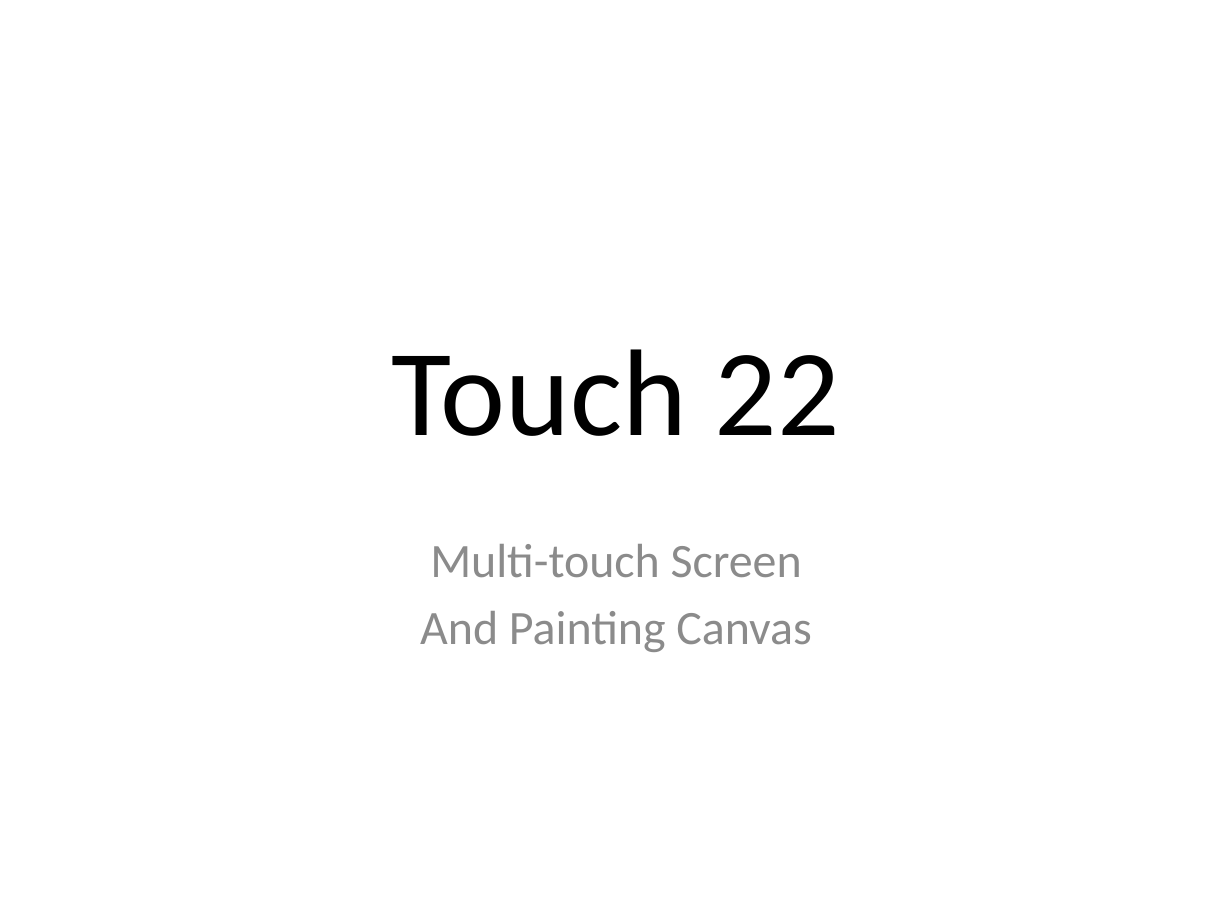
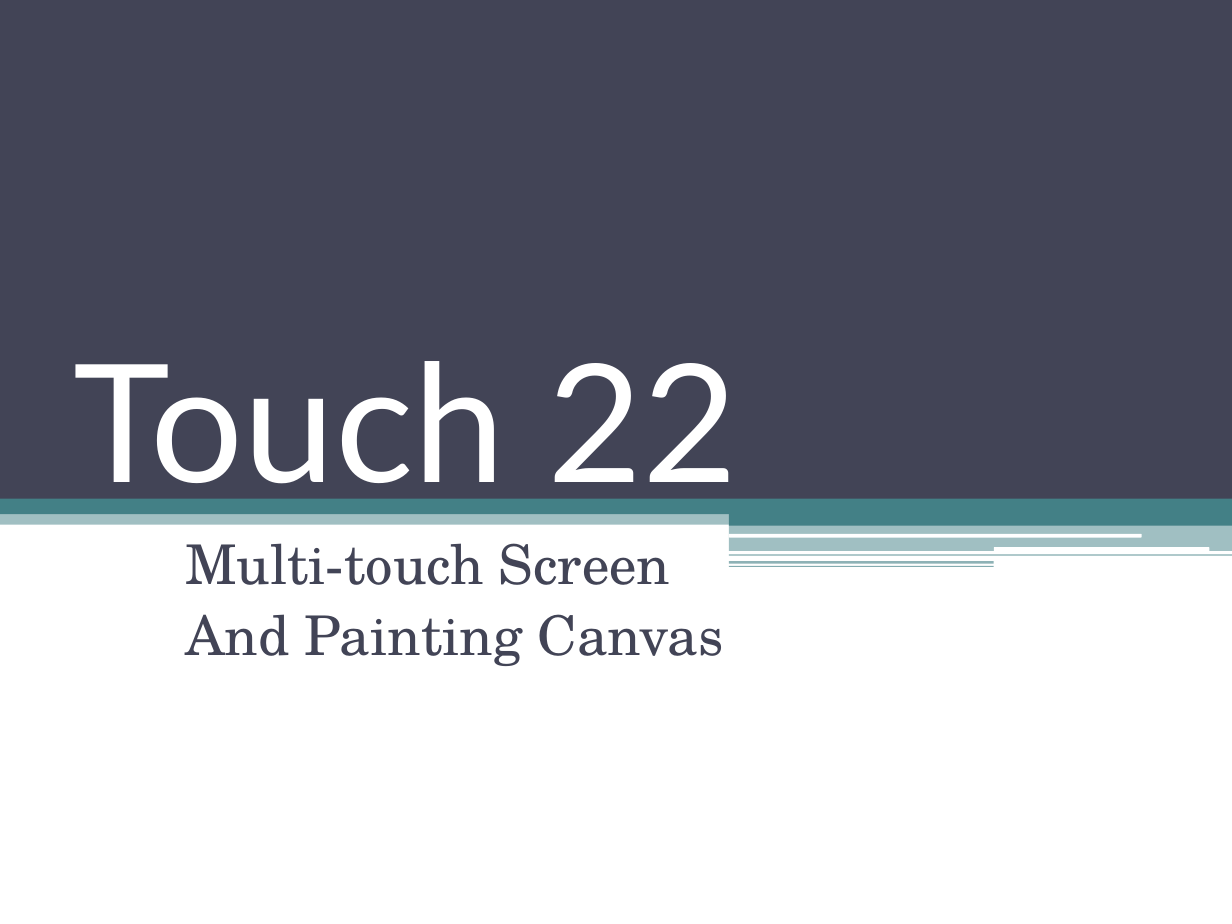
Before and after one commit to danomoseley/touch-22, a slide deck: slide 1 of Final Presentation.pptx. Drawn at 1232x924 pixels with LibreOffice and Linux fonts; fonts in the diff are those of the drawing. Boxes give left, top, right and bottom in pixels: in the first picture for what was removed or moved away, otherwise in the second. Text is boxed around its words. In the diff, an @@ line names an element or a change of style, - is before the commit and + after.

```diff
--- a/Final Presentation.pptx
+++ b/Final Presentation.pptx
@@ rectangle added at bbox=[0, 0, 1232, 499], fill #424456 @@
@@ title "Touch 22": place and size @@
-title "Touch 22" at bbox=[392, 349, 840, 436]
+title "Touch 22" at bbox=[74, 361, 738, 512]
@@ title "Touch 22" at bbox=[74, 361, 738, 512]: size 72 to 96 pt, font Calibri to Lato, text colour #000000 to #FFFFFF; alignment centre to left; vertical alignment middle to bottom @@
@@ rectangle added at bbox=[0, 492, 1232, 525], fill #438086 at 50% opacity @@
@@ rectangle added at bbox=[0, 495, 1232, 514], fill #438086 @@
@@ rectangle added at bbox=[864, 490, 1232, 524], fill #438086 @@
@@ subtitle "Multi-touch Screen": place and size @@
-subtitle "Multi-touch Screen" at bbox=[420, 544, 811, 652]
+subtitle "Multi-touch Screen" at bbox=[185, 543, 724, 666]
@@ subtitle "Multi-touch Screen" at bbox=[185, 543, 724, 666]: size 28 to 32 pt, font Calibri to TeX Gyre Schola, text colour #8C8C8C to #424456; alignment centre to left; indent changed; less space between paragraphs @@
@@ rectangle added at bbox=[729, 514, 1232, 526], fill #438086 @@
@@ rectangle added at bbox=[729, 525, 1232, 551], fill #438086 at 50% opacity @@
@@ rounded rectangle added at bbox=[729, 533, 1142, 537], fill #FFFFFF @@
@@ rectangle added at bbox=[729, 554, 1232, 556], fill #438086 at 65% opacity @@
@@ rectangle added at bbox=[729, 561, 994, 563], fill #438086 at 60% opacity @@
@@ rectangle added at bbox=[729, 565, 994, 567], fill #438086 at 65% opacity @@
@@ rounded rectangle added at bbox=[994, 547, 1210, 552], fill #FFFFFF @@
```
Also in this commit, not shown: 6 other slides changed, 4 slides added.
